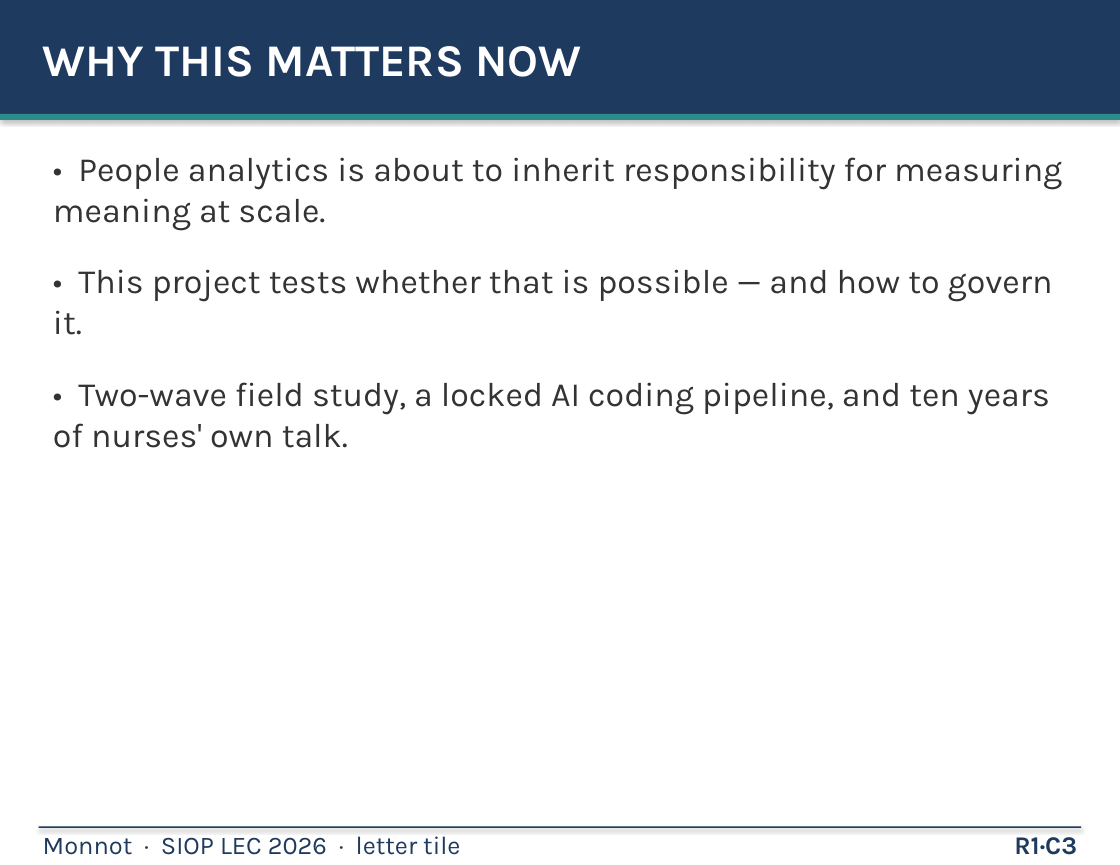
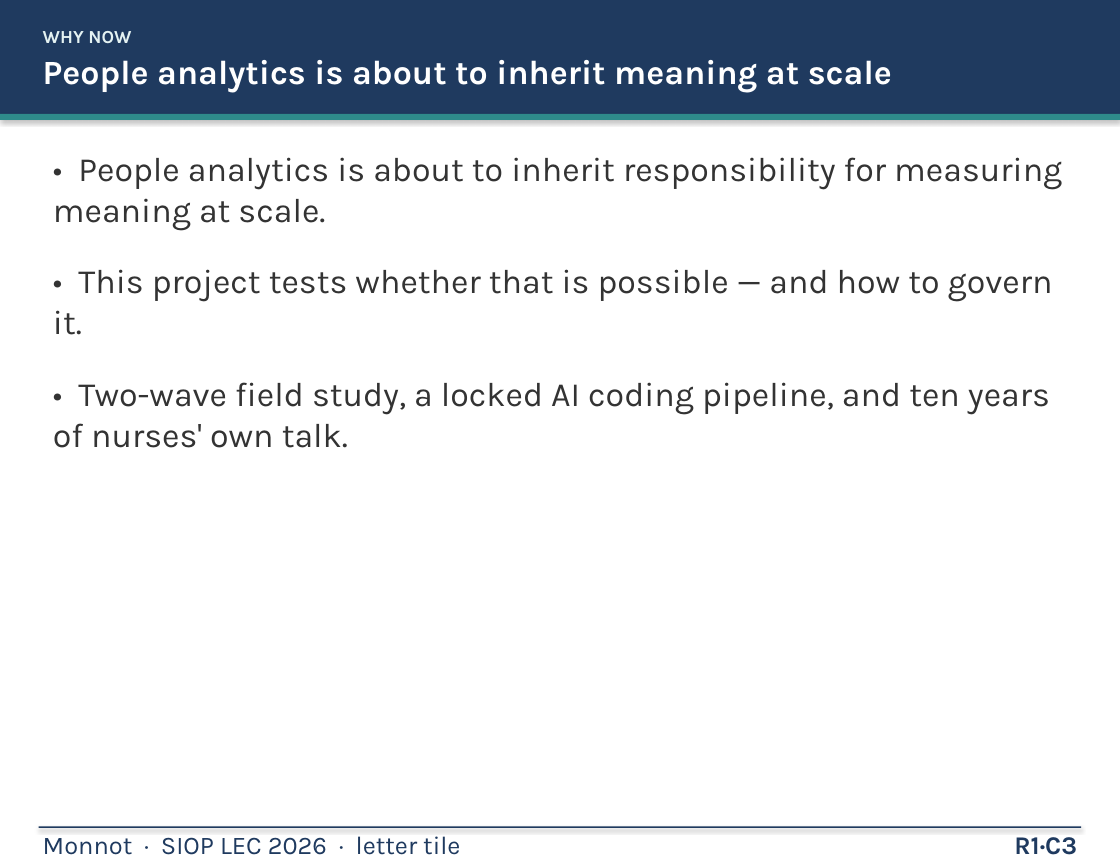
Before and after one commit to mjmonnot/mjmonnot.github.io, a slide deck: slide 3 of lec-2026/assets/Monnot_Poster_v5.pptx. Drawn at 1120x865 pixels with LibreOffice and Linux fonts; fonts in the diff are those of the drawing. Boxes give left, top, right and bottom in pixels: in the first picture for what was removed or moved away, otherwise in the second. Text is boxed around its words. In the diff, an @@ line names an element or a change of style, - is before the commit and + after.

Commit message:
lec-2026: poster tiles follow the design page (takeaway headers, prompt dot plot, people-unit competence figure, pathway color rules)

```diff
--- a/lec-2026/assets/Monnot_Poster_v5.pptx
+++ b/lec-2026/assets/Monnot_Poster_v5.pptx
@@ text at <box>43,31,892,92</box>: text changed; size 32 to 24 pt @@
-WHY THIS MATTERS NOW
+WHY NOW
+People analytics is about to inherit meaning at scale
```
Also in this commit, not shown: 18 other slides changed, 6 other files.
